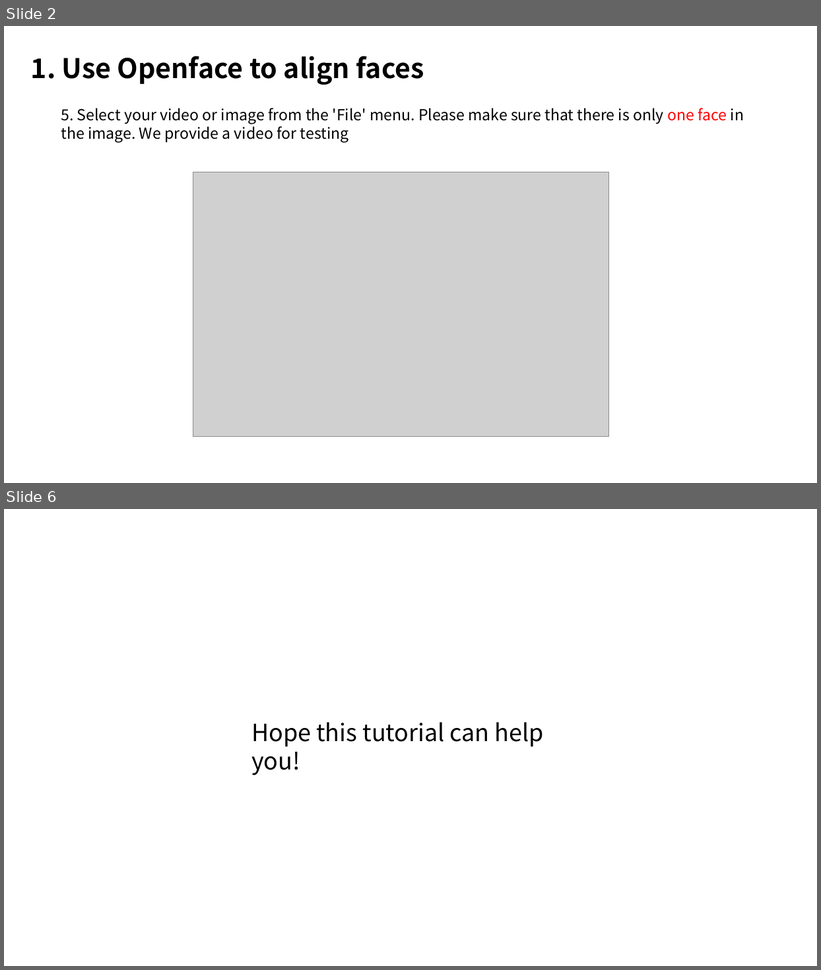
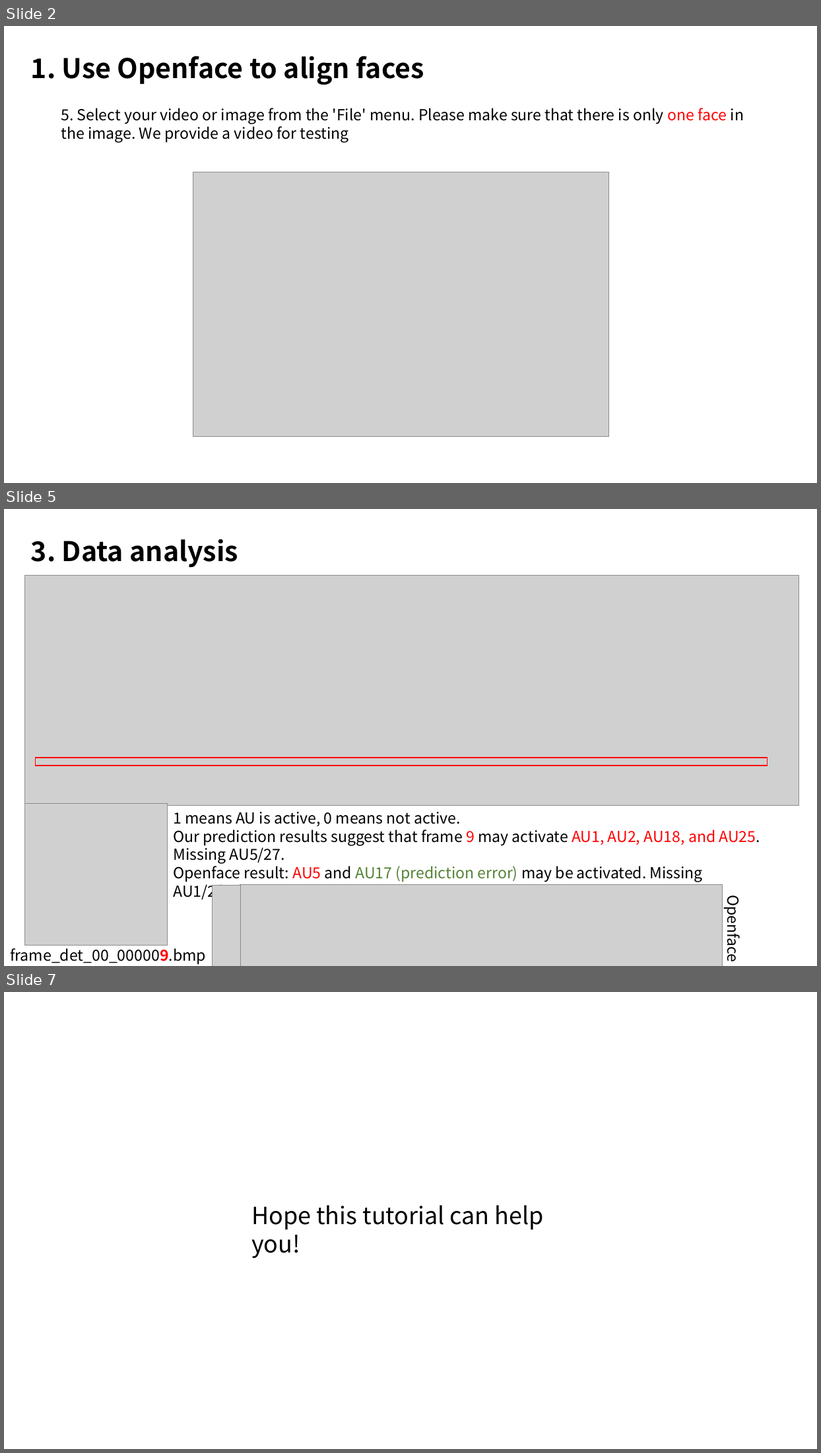
Before and after one commit to Jonas-DL/Hugging-Rain-Man, a slide deck: Guide.pptx. Shown one above the other, each under a label of ours: slides 2 and 6 before the commit, slides 2, 5 and 7 after it; the slides between them are not shown. The pictures are 821x970 and 821x1453 pixels, drawn with LibreOffice and Linux fonts; fonts in the diff are those of the drawing; grey boxes stand for pictures. Boxes give left, top, right and bottom in pixels: in the first picture for what was removed or moved away, otherwise in the second. Text is boxed around its words. In the diff, an @@ line names an element or a change of style, - is before the commit and + after.

```diff
--- a/Guide.pptx
+++ b/Guide.pptx
@@ slide 5 added at bbox=[4, 509, 817, 966], background #FFFFFF @@
@@ text added at bbox=[31, 539, 239, 568], 32 pt, text #000000, bold @@
+3. Data analysis
@@ picture added at bbox=[24, 576, 799, 806] @@
@@ rectangle added at bbox=[36, 758, 768, 766], outline #FF0000 1 pt @@
@@ picture added at bbox=[24, 803, 167, 946] @@
@@ text added at bbox=[173, 812, 760, 901], 18 pt, text #000000 @@
+1 means AU is active, 0 means not active.
+Our prediction results suggest that frame 9 may activate AU1, AU2, AU18, and AU25. Missing AU5/27.
+Openface result: AU5 and AU17 (prediction error) may be activated. Missing AU1/2/18/25/27.
@@ picture added at bbox=[212, 885, 241, 966] @@
@@ picture added at bbox=[240, 885, 723, 966] @@
@@ text added at bbox=[723, 902, 745, 960], 18 pt, text #000000 @@
+Openface
@@ text added at bbox=[10, 949, 206, 965], 18 pt, text #000000 @@
+frame_det_00_000009.bmp
@@ what was slide 6 is now slide 7 @@
```
Also in this commit, not shown: 3 slides changed.
